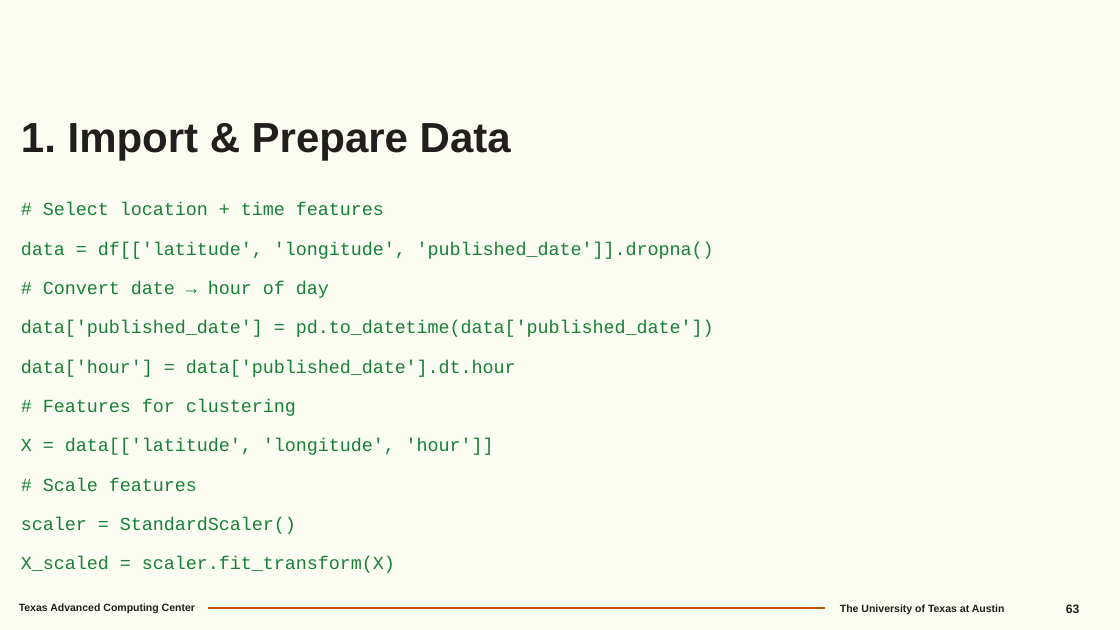
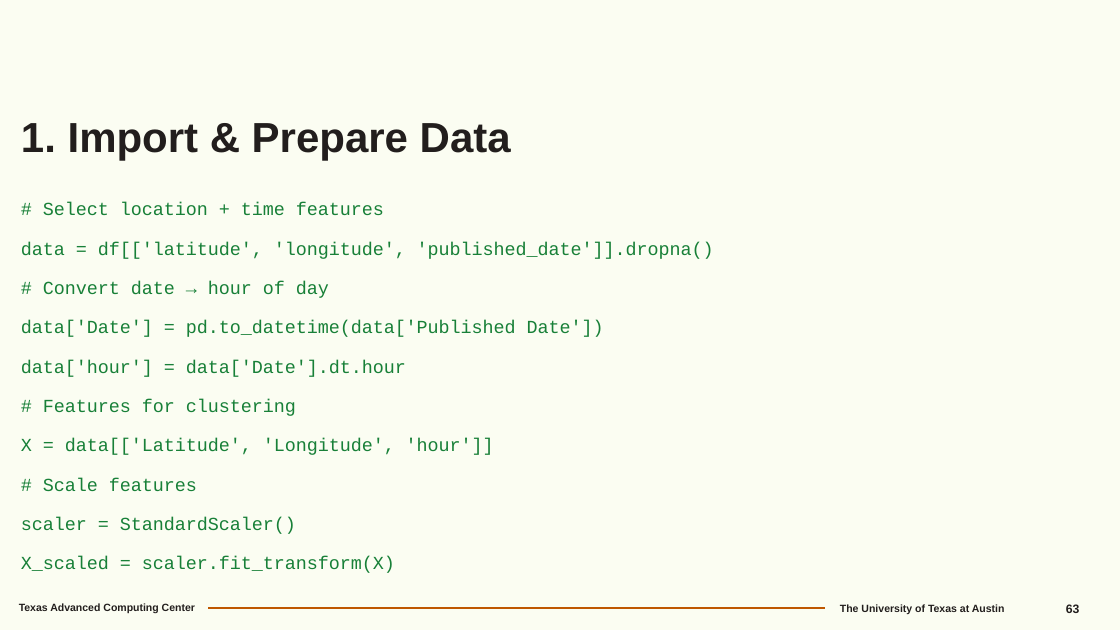
Before and after one commit to susanunit/CostaRicaAI, a slide deck: slide 63 of docs/ClassificationClustering.pptx. Drawn at 1120x630 pixels with LibreOffice and Linux fonts; fonts in the diff are those of the drawing; background and template pictures are left out. Boxes give left, top, right and bottom in pixels: in the first picture for what was removed or moved away, otherwise in the second. Text is boxed around its words. In the diff, an @@ line names an element or a change of style, - is before the commit and + after.

```diff
--- a/docs/ClassificationClustering.pptx
+++ b/docs/ClassificationClustering.pptx
@@ text at box(21, 320, 604, 377): text changed @@
-data['published_date'] = pd.to_datetime(data['published_date'])
-data['hour'] = data['published_date'].dt.hour
+data['Date'] = pd.to_datetime(data['Published Date'])
+data['hour'] = data['Date'].dt.hour
@@ text at box(21, 438, 494, 455): text changed @@
-X = data[['latitude', 'longitude', 'hour']]
+X = data[['Latitude', 'Longitude', 'hour']]
```
Also in this commit, not shown: 1 other slide changed, 2 other files.
